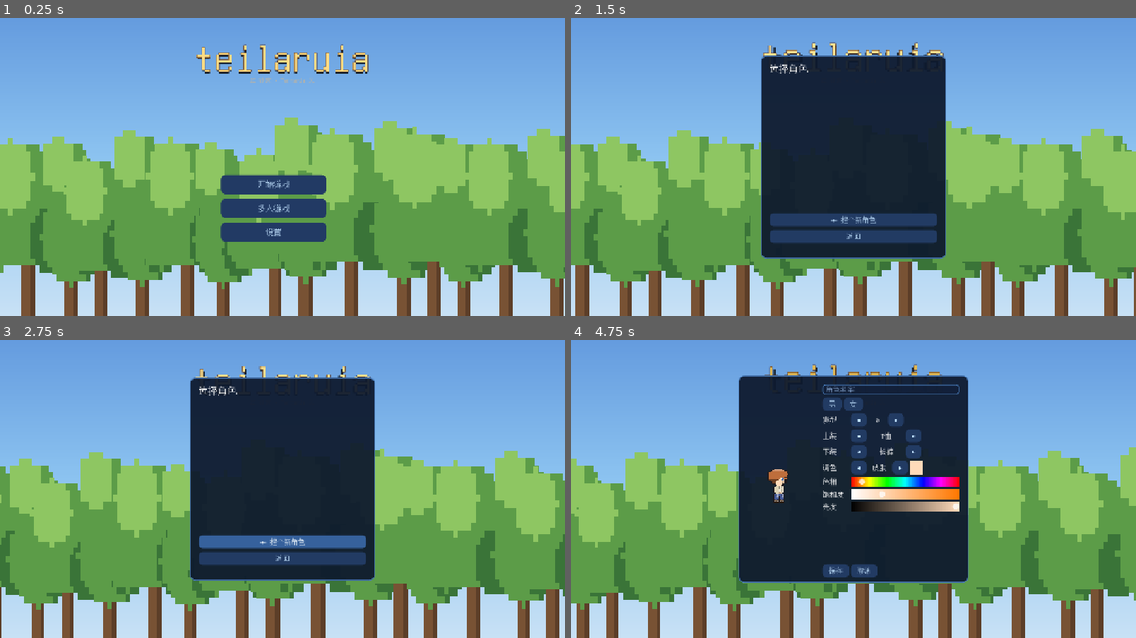
Above: before the commit, frames 1-4 (two rows, left to right).
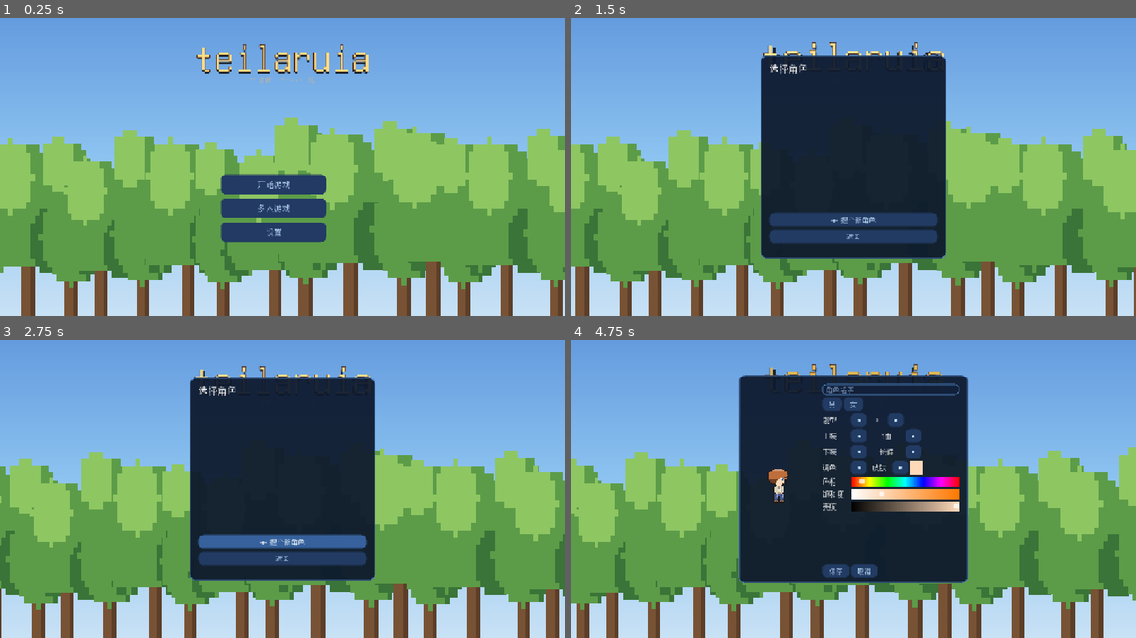
Above: after the commit, the same moments.

Repository: Nornttyy/tielaruia
Game: Godot game, scene res://scenes/main.tscn
Same seed, same stepped clock (60 frames per second), same inputs: the game is played once before the commit and once after it.
Inputs (mouse positions are in pixels of both pictures, inside the frame that each line leads up to):
- Up to frame 1 (0.25 s): no input
- Up to frame 2 (1.5 s): click "开始游戏" at 0.5 s; tap Enter at 1.25 s; move the mouse to (977, 140) at 1.27 s; hold D (move_right) from 1.28 s (still down); hold Q (drop_item) from 1.28 s (still down); click (977, 140) at 1.42 s
- Up to frame 3 (2.75 s): tap Space (jump) at 1.52, 1.82 s; release D (move_right) at 2 s; release Q (drop_item) at 2 s; drag from (169, 494) to (254, 542) at 2.02 s
- Up to frame 4 (4.75 s): move the mouse to (910, 408) at 2.77 s; press the mouse at (910, 408) at 2.78 s; hold D (move_right) 2.78-3.5 s; release the mouse at (910, 408) at 3.5 s; drag from (825, 542) to (684, 432) at 3.52 s; move the mouse to (1023, 527) at 4.27 s; hold A (move_left) from 4.28 s (still down); hold Shift from 4.28 s (still down); tap Space (jump) at 4.52 s

The runs differ from the first frame. In frame 1, 1.5% of the frame differs, in the area x 0-100%, y 8-100%; in frame 2, 1.7%; in frame 3, 1.5%; in frame 4, 2.5%, in the area x 7-100%, y 8-100%.

Commit message:
fix(render): 走路画面糊/拖残影 — 开 2D 像素对齐
snap_2d_transforms/vertices_to_pixel=true: 镜头滚动按整像素走,
不再卡半像素重采样 → 像素画走路时不糊不拖。用户报"走路有残影"。

Co-Authored-By: Claude Opus 4.8 (1M context) <noreply@anthropic.com>

Diff:
--- a/project.godot
+++ b/project.godot
@@ -180,3 +180,6 @@
 renderer/rendering_method="gl_compatibility"
 renderer/rendering_method.mobile="gl_compatibility"
 textures/vram_compression/import_s3tc_bptc=true
+# 像素对齐: 走路时镜头滚动按整像素走, 不再卡在半个像素上重采样 → 不糊不拖 (用户报"走路有残影")
+2d/snap/snap_2d_transforms_to_pixel=true
+2d/snap/snap_2d_vertices_to_pixel=true
